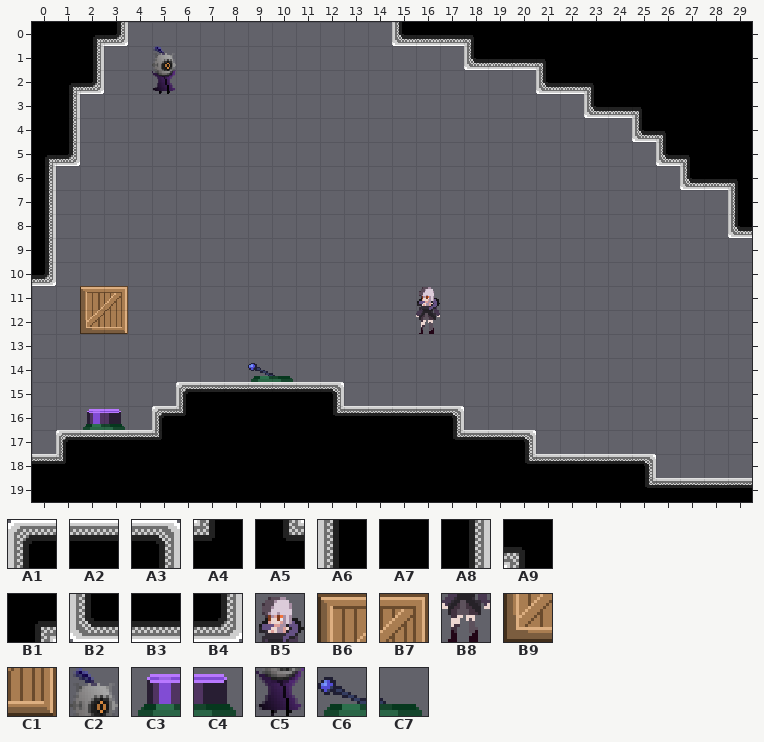
Two versions of a level (Tiled map, Assets/maps/BookmarkLevels/6 - Random Baelz Seeds/3.tmx). That is the earlier state.
Cells are 16x16 px. Shown: x 0..29, y 0..19.
Key: from "Memory world tileset": A1 0, A2 1, A3 2, A4 3, A5 4, A6 5, A7 6, A8 7, A9 8, B1 9, B2 10, B3 11, B4 12; from "PlaceholderSprites": B5 0 flipped left-right, B6 9, B7 10, B8 15 flipped left-right, B9 24, C1 25, C2 76, C3 86, C4 87, C5 91, C6 103, C7 104.
__ is an empty cell.
Layers that did not change in this view are not listed.
Layer "ground" before, first column x 0:
 0 A7 A7 B1 B4 __ __ __ __ __ __ __ __ __ __ __ B2 B3 B3 A9 A7 A7 A7 A7 A7 A7 A7 A7 A7 A7 A7
 1 A7 A7 A8 __ __ C2 __ __ __ __ __ __ __ __ __ __ __ __ B2 B3 B3 A9 A7 A7 A7 A7 A7 A7 A7 A7
 2 A7 B1 B4 __ __ C5 __ __ __ __ __ __ __ __ __ __ __ __ __ __ __ B2 B3 A9 A7 A7 A7 A7 A7 A7
 3 A7 A8 __ __ __ __ __ __ __ __ __ __ __ __ __ __ __ __ __ __ __ __ __ B2 B3 A9 A7 A7 A7 A7
 4 A7 A8 __ __ __ __ __ __ __ __ __ __ __ __ __ __ __ __ __ __ __ __ __ __ __ B2 A9 A7 A7 A7
 5 B1 B4 __ __ __ __ __ __ __ __ __ __ __ __ __ __ __ __ __ __ __ __ __ __ __ __ B2 A9 A7 A7
 6 A8 __ __ __ __ __ __ __ __ __ __ __ __ __ __ __ __ __ __ __ __ __ __ __ __ __ __ B2 B3 A9
 7 A8 __ __ __ __ __ __ __ __ __ __ __ __ __ __ __ __ __ __ __ __ __ __ __ __ __ __ __ __ A6
 8 A8 __ __ __ __ __ __ __ __ __ __ __ __ __ __ __ __ __ __ __ __ __ __ __ __ __ __ __ __ B2
 9 A8 __ __ __ __ __ __ __ __ __ __ __ __ __ __ __ __ __ __ __ __ __ __ __ __ __ __ __ __ __
10 B4 __ __ __ __ __ __ __ __ __ __ __ __ __ __ __ __ __ __ __ __ __ __ __ __ __ __ __ __ __
11 __ __ B6 B7 __ __ __ __ __ __ __ __ __ __ __ __ B5 __ __ __ __ __ __ __ __ __ __ __ __ __
12 __ __ B9 C1 __ __ __ __ __ __ __ __ __ __ __ __ B8 __ __ __ __ __ __ __ __ __ __ __ __ __
13 __ __ __ __ __ __ __ __ __ __ __ __ __ __ __ __ __ __ __ __ __ __ __ __ __ __ __ __ __ __
14 __ __ __ __ __ __ __ __ __ C6 C7 __ __ __ __ __ __ __ __ __ __ __ __ __ __ __ __ __ __ __
15 __ __ __ __ __ __ A1 A2 A2 A2 A2 A2 A3 __ __ __ __ __ __ __ __ __ __ __ __ __ __ __ __ __
16 __ __ C3 C4 __ A1 A4 A7 A7 A7 A7 A7 A5 A2 A2 A2 A2 A3 __ __ __ __ __ __ __ __ __ __ __ __
17 __ A1 A2 A2 A2 A4 A7 A7 A7 A7 A7 A7 A7 A7 A7 A7 A7 A5 A2 A2 A3 __ __ __ __ __ __ __ __ __
18 A2 A4 A7 A7 A7 A7 A7 A7 A7 A7 A7 A7 A7 A7 A7 A7 A7 A7 A7 A7 A5 A2 A2 A2 A2 A3 __ __ __ __
19 A7 A7 A7 A7 A7 A7 A7 A7 A7 A7 A7 A7 A7 A7 A7 A7 A7 A7 A7 A7 A7 A7 A7 A7 A7 A5 A2 A2 A2 A2
The same view after the edit:
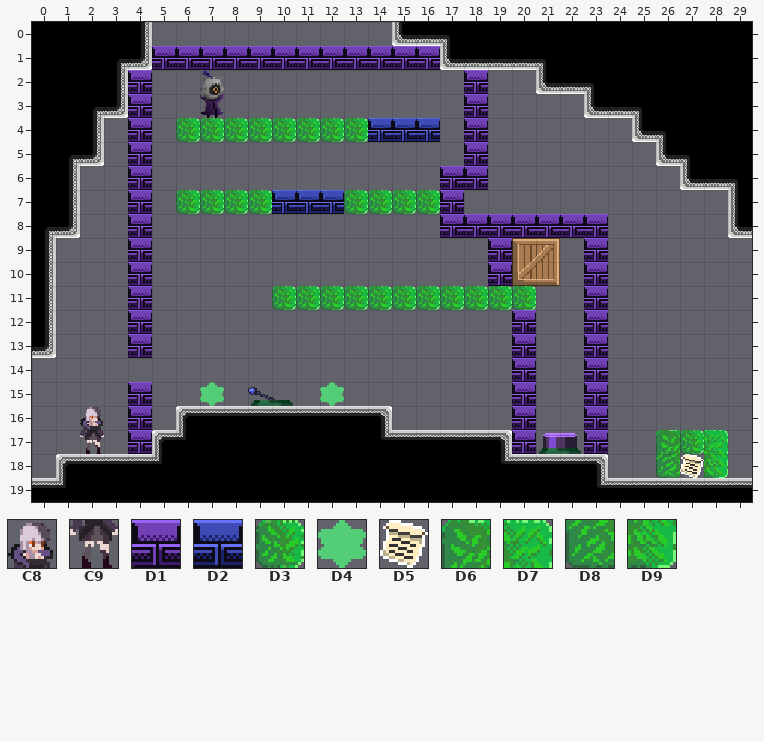
Further tiles: from "PlaceholderSprites": C8 0, C9 15, D1 28, D2 29, D3 30, D4 42, D5 55, D6 81, D7 82, D8 96, D9 97.
Tiles of an added or newly shown layer are drawn over the layers below it.
The author wrote: Final (probably) Level Done!
The edit:
Changed rows in their new state; .. is an unchanged cell.
Layer "ground":
first column x 0:
 0 .. .. A7 A7 A8 .. .. .. .. .. .. .. .. .. .. .. .. A9 A7 .. .. .. .. .. .. .. .. .. ..
 1 .. .. A7 B1 B4 __ .. .. .. .. .. .. .. .. .. .. .. B2 B3 .. .. .. .. .. .. .. .. .. ..
 2 .. A7 A7 A8 .. __ .. C2 .. .. .. .. .. .. .. .. .. .. .. .. .. .. .. .. .. .. .. .. ..
 3 .. A7 B1 B4 .. .. .. C5 .. .. .. .. .. .. .. .. .. .. .. .. .. .. .. .. .. .. .. .. ..
 4 .. A7 A8 .. .. .. D3 D3 D3 D3 D3 D3 D3 D3 .. .. .. .. .. .. .. .. .. .. .. .. .. .. ..
 5 A7 B1 B4 .. .. .. .. .. .. .. .. .. .. .. .. .. .. .. .. .. .. .. .. .. .. .. .. .. ..
 6 A7 A8 .. .. .. .. .. .. .. .. .. .. .. .. .. .. .. .. .. .. .. .. .. .. .. .. .. .. ..
 7 A7 A8 .. .. .. .. D3 D3 D3 D3 .. .. .. D3 D3 D3 D3 .. .. .. .. .. .. .. .. .. .. .. ..
 8 B1 B4 .. .. .. .. .. .. .. .. .. .. .. .. .. .. .. .. .. .. .. .. .. .. .. .. .. .. ..
 9 .. .. .. .. .. .. .. .. .. .. .. .. .. .. .. .. .. .. .. .. B6 B7 .. .. .. .. .. .. ..
10 A8 .. .. .. .. .. .. .. .. .. .. .. .. .. .. .. .. .. .. .. B9 C1 .. .. .. .. .. .. ..
11 A8 .. __ __ .. .. .. .. .. .. D3 D3 D3 D3 D3 D3 D3 D3 D3 D3 D3 .. .. .. .. .. .. .. ..
12 A8 .. __ __ .. .. .. .. .. .. .. .. .. .. .. .. __ .. .. .. .. .. .. .. .. .. .. .. ..
13 B4 .. .. .. .. .. .. .. .. .. .. .. .. .. .. .. .. .. .. .. .. .. .. .. .. .. .. .. ..
14 .. .. .. .. .. .. .. .. .. __ __ .. .. .. .. .. .. .. .. .. .. .. .. .. .. .. .. .. ..
15 .. .. .. .. .. .. __ D4 __ C6 C7 __ D4 .. .. .. .. .. .. .. .. .. .. .. .. .. .. .. ..
16 .. .. C8 __ .. __ A1 A2 A2 A2 A2 A2 A2 .. A3 __ __ __ .. .. .. .. .. .. .. .. .. .. ..
17 .. __ C9 __ __ A1 A4 .. .. .. .. .. .. .. A5 A2 A2 A2 .. A3 __ C3 C4 .. .. .. D6 D3 D7
18 __ A1 A2 A2 A2 A4 .. .. .. .. .. .. .. .. .. .. .. .. .. A5 A2 .. .. A3 __ __ D8 D5 D9
19 A2 A4 .. .. .. .. .. .. .. .. .. .. .. .. .. .. .. .. .. .. .. .. .. A5 A2 A2 .. .. ..
Layer "onoff2-defaulton" (added):
first column x 4:
 1 .. D1 D1 D1 D1 D1 D1 D1 D1 D1 D1 D1 D1 .. .. .. .. .. .. ..
 2 D1 .. .. .. .. .. .. .. .. .. .. .. .. .. D1 .. .. .. .. ..
 3 D1 .. .. .. .. .. .. .. .. .. .. .. .. .. D1 .. .. .. .. ..
 4 D1 .. .. .. .. .. .. .. .. .. .. .. .. .. D1 .. .. .. .. ..
 5 D1 .. .. .. .. .. .. .. .. .. .. .. .. .. D1 .. .. .. .. ..
 6 D1 .. .. .. .. .. .. .. .. .. .. .. .. D1 D1 .. .. .. .. ..
 7 D1 .. .. .. .. .. .. .. .. .. .. .. .. D1 .. .. .. .. .. ..
 8 D1 .. .. .. .. .. .. .. .. .. .. .. .. D1 D1 D1 D1 D1 D1 D1
 9 D1 .. .. .. .. .. .. .. .. .. .. .. .. .. .. .. .. .. .. D1
10 D1 .. .. .. .. .. .. .. .. .. .. .. .. .. .. .. .. .. .. D1
11 D1 .. .. .. .. .. .. .. .. .. .. .. .. .. .. .. .. .. .. D1
12 D1 .. .. .. .. .. .. .. .. .. .. .. .. .. .. .. D1 .. .. D1
13 D1 .. .. .. .. .. .. .. .. .. .. .. .. .. .. .. D1 .. .. D1
14 .. .. .. .. .. .. .. .. .. .. .. .. .. .. .. .. D1 .. .. D1
15 D1 .. .. .. .. .. .. .. .. .. .. .. .. .. .. .. D1 .. .. D1
16 D1 .. .. .. .. .. .. .. .. .. .. .. .. .. .. .. D1 .. .. D1
17 D1 .. .. .. .. .. .. .. .. .. .. .. .. .. .. .. D1 .. .. D1
Layer "onoff2-defaultoff" (added):
first column x 19:
 9 D1
10 D1
Layer "onoff-defaulton" (added):
first column x 14:
 4 D2 D2 D2
Layer "onoff-defaultoff" (added):
first column x 10:
 7 D2 D2 D2
Where, in picture pixels (left, top, right, bottom), the same in both pictures:
changed: (32, 22, 728, 488)
